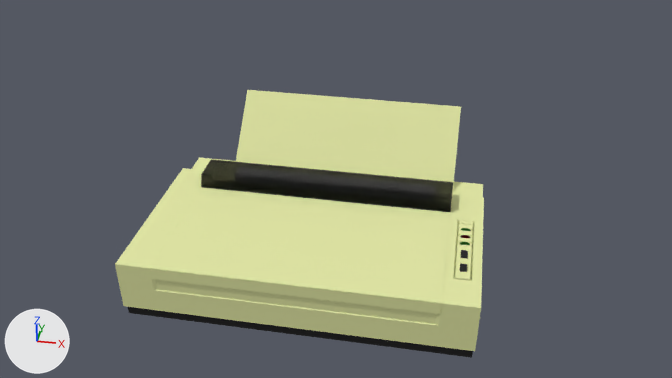
What one commit did to the Blender file NotForBroadcastPOC-Sourcetree/Assets/Blender Files/- Interactive/fax machine.blend.
One viewpoint serves both versions: the file's camera 'Camera'. The axes (+X, +Y, +Z) are drawn at lower left. The lights are the same throughout.

The scene before the commit, as lines of its bpy script (objects in view):
```python
mat_cream = diffuse_material('cream')
mat_cream.base_color = (0.761, 0.8, 0.383)  # beige #e2e7a6
me_main_body = bpy.data.meshes.new('main body')
me_main_body.from_pydata(...)  # 645 vertices, 607 faces, 8 loose edges; spans x -2.64..0.63, y -1.0..1.0, z -0.67..3.56
# faces by material slot: [26, 365, 144, 72]
me_main_body.materials.append(mat_black)  # black #2e2e2e
me_main_body.materials.append(mat_cream)  # beige #e2e7a6
me_main_body.materials.append(mat_green_plastic)
me_main_body.materials.append(mat_red_plastic)
me_plane = bpy.data.meshes.new('Plane')
me_plane.from_pydata([(-1.0, -1.0, 0.0), (1.0, -1.0, 0.0), (-1.0, 1.0, 0.0), (1.0, 1.0, 0.0)], [], [(0, 1, 3, 2)])
me_plastic_screen = bpy.data.meshes.new('plastic screen')
me_plastic_screen.from_pydata(...)  # 12 vertices, 8 faces; spans x -1.01..-0.59, y -0.8..0.8, z 1.54..2.09
# faces by material slot: [1, 7]
me_plastic_screen.materials.append(mat_cream)  # beige #e2e7a6
me_plastic_screen.materials.append(mat_see_through_black_plastic)
ob_fax_machine_body = bpy.data.objects.new('fax machine body', me_main_body)
ob_fax_machine_body.location = (0.0, 0.0, 0.0)
ob_fax_machine_body.rotation_euler = (0.0, 0.0, 1.571)  # degrees (0, 0, 90)
ob_fax_machine_body.scale = (0.0779, 0.15, 0.0247)
ob_fax_page = bpy.data.objects.new('fax page', me_plane)
ob_fax_page.location = (0.0018, -0.0361, 0.0575)
ob_fax_page.rotation_euler = (0.0, 0.97, -1.571)  # degrees (0, 56, -90)
ob_fax_page.scale = (0.148, 0.105, 1.0)
ob_fax_page.hide_viewport = True
ob_plastic_screen = bpy.data.objects.new('plastic screen', me_plastic_screen)
ob_plastic_screen.location = (0.0, 0.0, 0.0)
ob_plastic_screen.rotation_euler = (0.0, 0.0, 1.571)  # degrees (0, 0, 90)
ob_plastic_screen.scale = (0.0779, 0.15, 0.0247)
```
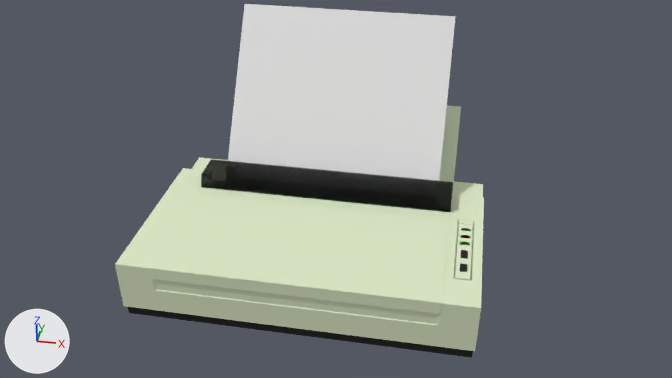
Location of each change, (x1, y1, x2, y2) in pixels of the pictures (672 x 378 px):
'fax machine body', recoloured (beige to white)
    both: (115, 90, 484, 353)
'fax page', shown
    after: (228, 4, 456, 181)
'plastic screen', recoloured
    both: (201, 159, 453, 212)

Patch to the scene script:
```diff
--- a/NotForBroadcastPOC-Sourcetree/Assets/Blender Files/- Interactive/fax machine.blend.py
+++ b/NotForBroadcastPOC-Sourcetree/Assets/Blender Files/- Interactive/fax machine.blend.py
@@ mat_cream @@
 mat_cream = diffuse_material('cream')
-mat_cream.base_color = (0.761, 0.8, 0.383)  # beige #e2e7a6
+mat_cream.base_color = (0.709, 0.8, 0.56)  # white #dbe7c5
@@ ob_fax_page @@
 ob_fax_page.scale = (0.148, 0.105, 1.0)
-ob_fax_page.hide_viewport = True
```
